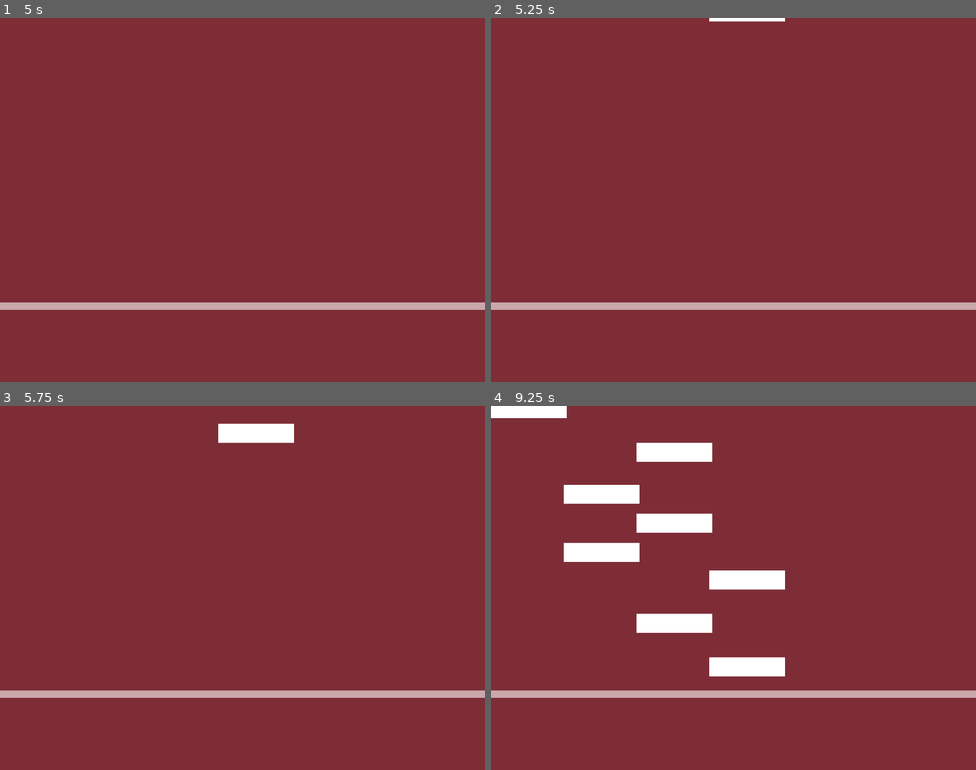
Above: before the commit, frames 1-4 (two rows, left to right).
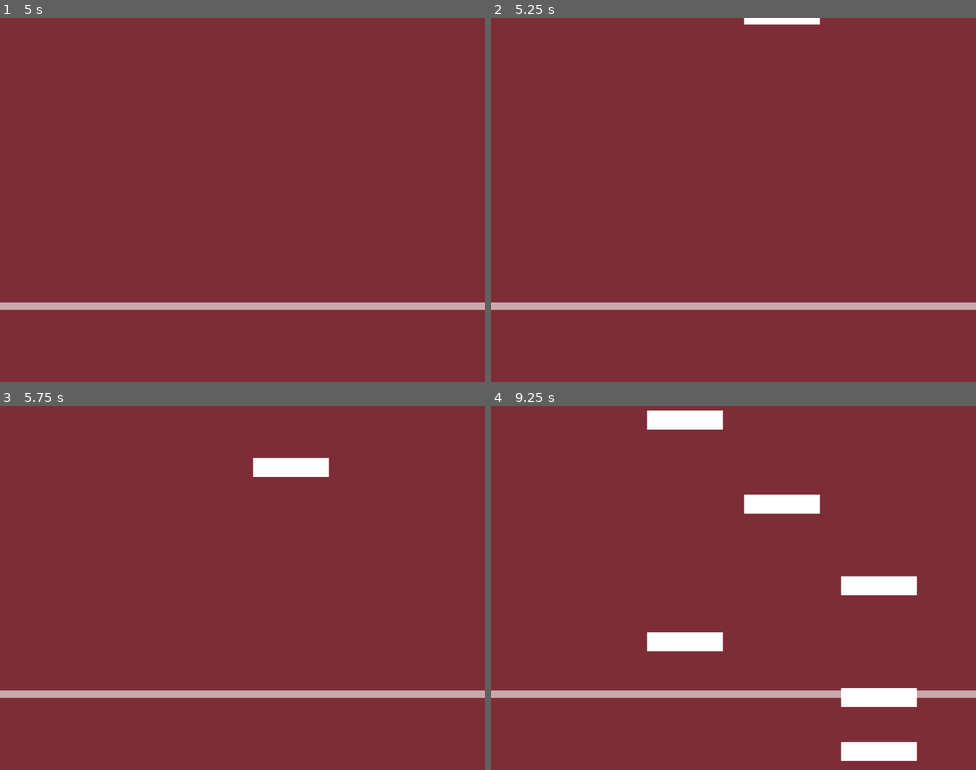
Above: after the commit, the same moments.

Repository: codemonsters/re-play
Game: Godot game, scene res://Main.tscn
Two runs of this game, one before a commit and one after it. Both use one fixed random seed, a clock stepped at 60 frames per second and the inputs below.
Inputs:
- Up to frame 1 (5 s): tap Enter at 0.5, 2.75, 4.25 s; tap Space at 1.25, 3.5 s
- Up to frame 2 (5.25 s): no input
- Up to frame 3 (5.75 s): no input
- Up to frame 4 (9.25 s): no input

Frame 1 is identical in both runs. In frame 2, 0.3% of the frame differs, in the area x 45-68%, y 0-2%; in frame 3, 1.7%; in frame 4, 11%, in the area x 0-88%, y 0-98%.

Commit message:
T_T

Diff:
--- a/src/minigames/rythm/Main.gd
+++ b/src/minigames/rythm/Main.gd
@@ -5,7 +5,7 @@
 var game_started = false
 
 # Constante velocidad (nº de ticks para bajar las piezas)
-const speed_ticks = 20
+const speed_ticks = 10
 
 var counter = 0 # Dentro de la lista notes_queue, qué elemento coger despues
 var left = 0 # Cuantos ticks quedan antes pasar al siguiente elemento de la lista notes_queue
@@ -31,10 +31,11 @@
 const bar_distance = 750
 const bar_height = 20
 const piece_height = 50
+const piece_width = 200
 
 # FIXME Cambiar por los valores reales de tamaño
-const vheight = 1280
-const vwidth = 960
+const vheight = 960
+const vwidth = 1280
 
 # Array of rects currently on screen.
 const rects = []
@@ -54,11 +55,11 @@
 	tempo = rand_range(0.2, 0.25)
 	# Nos llevó 25 minutos descubrir esta ecuación. No caigas en el mismo error de tratar de entenderla.
 	# PD: La barra tiene que empezar en y = -piece_height
-	speed = (bar_distance + (piece_height/2.0) - bar_height) / (speed_ticks * tempo)
+	speed = (bar_distance - bar_height) / (speed_ticks * tempo)
 	prepare_queues()
 
 
-func new_rect(posx, posy=(-piece_height), sizey=50, sizex=200):
+func new_rect(posx, posy=(-piece_height), sizex=piece_width, sizey=piece_height):
 	var new_rect = ColorRect.new()
 	$Background.add_child(new_rect)
 	new_rect.rect_position.x = posx
@@ -161,7 +162,8 @@
 		var _notes = _queue_element[1]
 
 		for x in _notes:
-			new_rect((vwidth / 5.0) * (int(x) % 4))
+			randomize()
+			new_rect((vwidth / 5.0 * ((randi() % 4) + 1) - piece_width / 2.0))
 	else:
 		left_pieces -= 1
 
